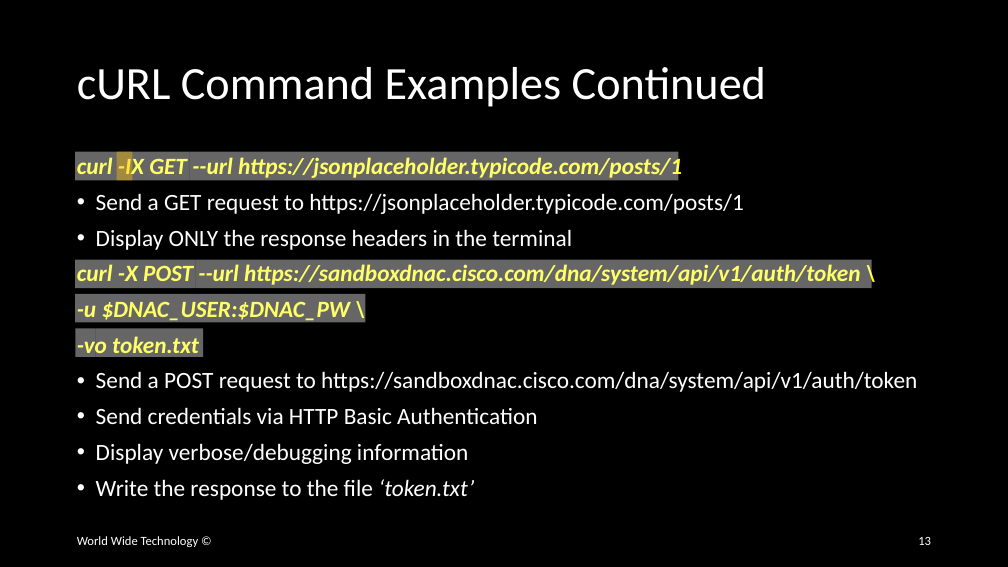
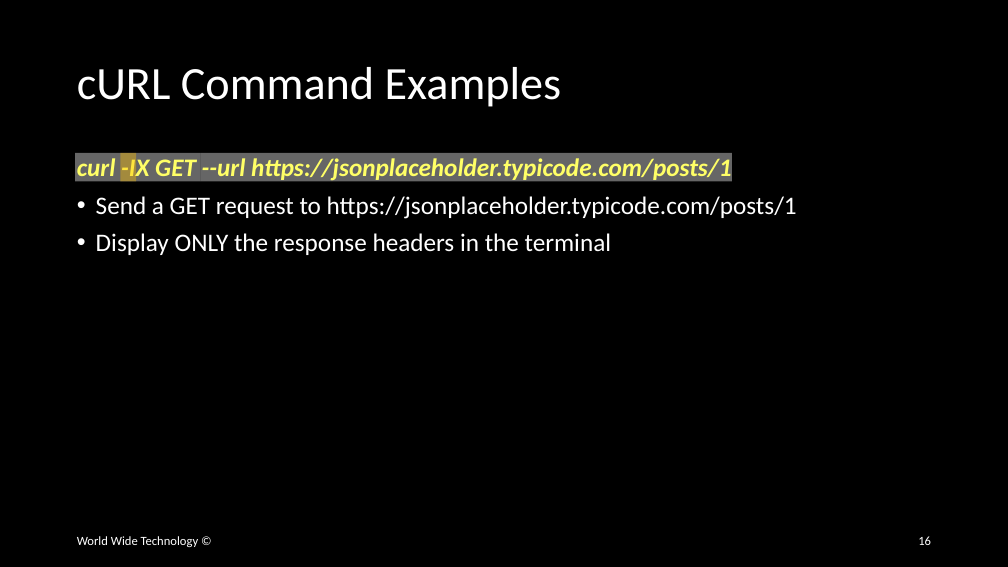
Before and after one commit to wwt/curl-requests-foundations, a slide deck: slide 16 of curl-requests-foundations.pptx (slide 13 before the commit). Drawn at 1008x567 pixels with LibreOffice and Linux fonts; fonts in the diff are those of the drawing. Boxes give left, top, right and bottom in pixels: in the first picture for what was removed or moved away, otherwise in the second. Text is boxed around its words. In the diff, an @@ line names an element or a change of style, - is before the commit and + after.

Commit message:
Split cURL example commands such that a single cURL command appears on each slide

```diff
--- a/curl-requests-foundations.pptx
+++ b/curl-requests-foundations.pptx
@@ title at (77, 67, 562, 107): text changed @@
-cURL Command Examples Continued
+cURL Command Examples
@@ text "curl -IX GET --url https://jsonplaceholder.typicode.com/post ..." at (77, 155, 797, 255): size 22.2 to 24 pt @@
@@ rectangle: place and size @@
-rectangle at (75, 152, 189, 181)
+rectangle at (75, 153, 200, 181)
@@ rectangle: place and size @@
-rectangle at (116, 152, 132, 181)
+rectangle at (120, 153, 136, 181)
@@ rectangle: place and size @@
-rectangle at (190, 152, 679, 181)
+rectangle at (200, 153, 732, 181)
@@ rectangle removed at (75, 259, 195, 288) @@
@@ text at (77, 264, 917, 500): paragraphs removed @@
-curl -X POST --url https://sandboxdnac.cisco.com/dna/system/api/v1/auth/token \
--u $DNAC_USER:$DNAC_PW \
--vo token.txt
-• Send a POST request to https://sandboxdnac.cisco.com/dna/system/api/v1/auth/token
-• Send credentials via HTTP Basic Authentication
-• Display verbose/debugging information
-• Write the response to the file ‘token.txt’
@@ rectangle removed at (196, 259, 872, 288) @@
@@ rectangle removed at (75, 294, 365, 323) @@
@@ rectangle removed at (76, 328, 95, 357) @@
@@ rectangle removed at (95, 328, 203, 357) @@
@@ page number at (918, 536, 931, 545): text changed @@
-13
+16
```
Also in this commit, not shown: 2 other slides changed, 8 slides added.
